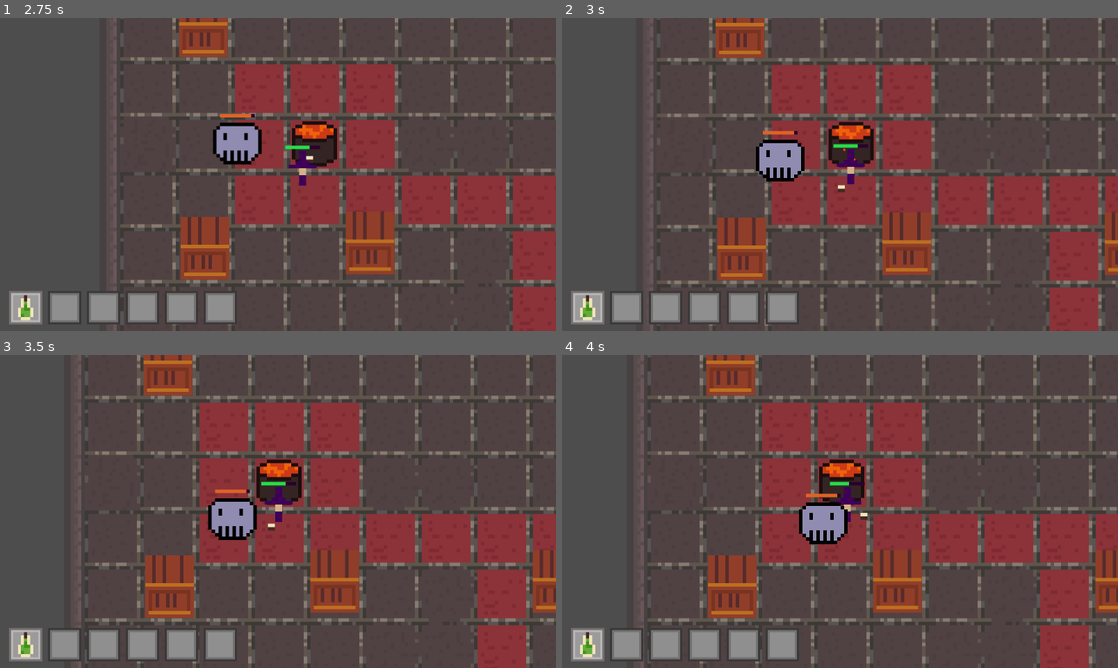
Above: before the commit, frames 1-4 (two rows, left to right).
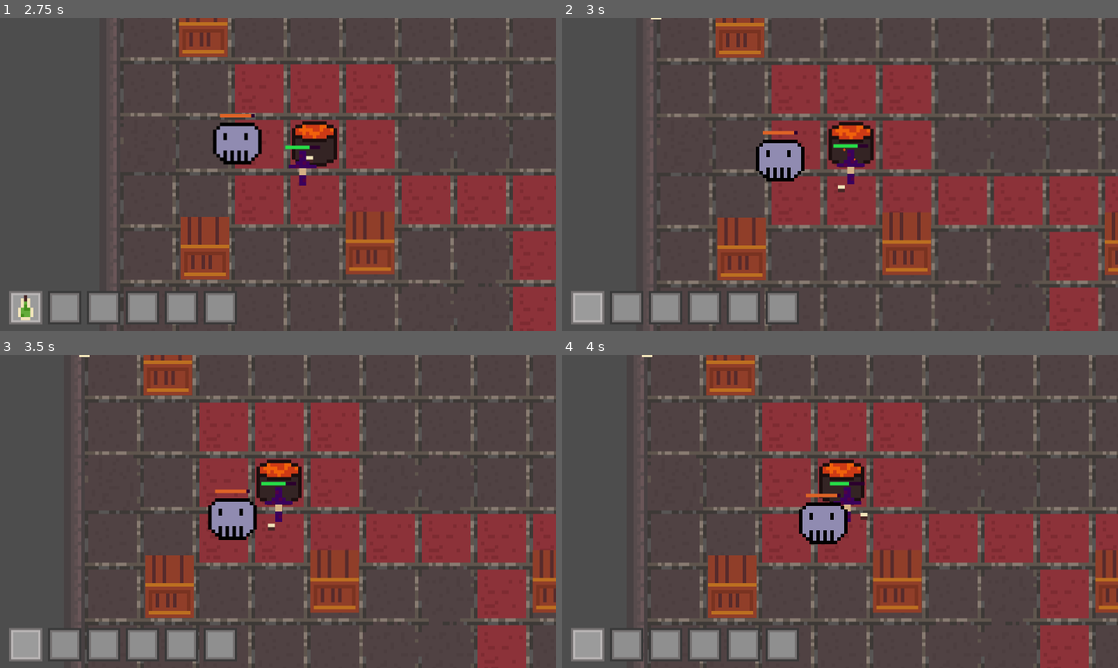
Above: after the commit, the same moments.

Repository: chluebi/ludum-dare-58
Game: Godot game, scene res://main.tscn
Same seed, same stepped clock (60 frames per second), same inputs: the game is played once before the commit and once after it.
Inputs (mouse positions are in pixels of both pictures, inside the frame that each line leads up to):
- Up to frame 1 (2.75 s): move the mouse to (400, 158) at 0.52 s; hold D (move_right) 0.53-1.28 s; tap Q (throw, bound only after the commit) at 0.6, 1.55, 2.3 s; move the mouse to (166, 190) at 1.27 s; hold S (move_down) 1.28-2.03 s; tap F (drink) at 1.35 s; move the mouse to (333, 105) at 2.02 s; press the mouse at (333, 105) at 2.03 s; hold D (move_right) from 2.03 s (still down)
- Up to frame 2 (3 s): move the mouse to (812, 237) at 2.77 s; release D (move_right) at 2.78 s; release the mouse at (812, 237) at 2.78 s; hold W (move_up) from 2.78 s (still down); tap Q (throw, bound only after the commit) at 2.85 s
- Up to frame 3 (3.5 s): keep holding W (move_up)
- Up to frame 4 (4 s): move the mouse to (1006, 558) at 3.52 s; release W (move_up) at 3.53 s; hold A (move_left) from 3.53 s (still down); tap Q (throw, bound only after the commit) at 3.6 s

Frame 1 is identical in both runs. In frame 2, 0.2% of the frame differs, in the area x 3-18%, y 0-97%; in frame 3, 0.2%, in the area x 3-17%, y 0-97%; in frame 4, 0.2%.

Commit message:
throwing?

Diff:
--- a/inventory_manager.gd
+++ b/inventory_manager.gd
@@ -63,6 +63,15 @@
 	_update()
 
 
+func remove_current_item() -> Variant:
+	if is_empty[current_slot_index]:
+		return null
+	var value = entries[current_slot_index]
+	is_empty[current_slot_index] = true
+	_update()
+	return value
+
+
 func pickup_item(potion_type: Constants.potion_type) -> bool:
 	for i in range(num_slots):
 		if is_empty[i]:
--- a/player.gd
+++ b/player.gd
@@ -1,15 +1,16 @@
 extends CharacterBody2D
 
-@export var MAX_SPEED = 400
+@export var MAX_SPEED: int = 400
 @export var ACCELERATION = 20
 @onready var BOOK = $book
 const BOOK_DISTANCE = 50
 const FIREBALL_SCENE = preload("res://fireball.tscn")
-#const POTION_SCENE = preload("res://potion_pickup.tscn")
+const POTION_SCENE = preload("res://potion_pickup.tscn")
 const HEALTH_SCRIPT = preload("res://health.gd")
 const PLAYER_DEATH_SCRIPT = preload("res://death.gd")
 
 const ATTACK_INTERVAL = 0.7
+const THROW_DISTANCE = 3
 var attack_timer = 0.0
 
 var health = HEALTH_SCRIPT.new(100)
@@ -50,6 +51,14 @@
 	if Input.is_action_just_released("drink"):
 		is_drinking = false
 
+	if Input.is_action_just_pressed("throw"):
+		var item = INVENTORY_MANAGER.remove_current_item()
+		if item != null:
+			var pot = POTION_SCENE.instantiate()
+			pot.set_potion_type(item)
+			print('new potion ', pot)
+			get_parent().add_child(pot)
+
 	if Input.is_action_pressed("shoot"):
 		if attack_timer >= ATTACK_INTERVAL:
 			spawn_fireball(aim_direction)
--- a/project.godot
+++ b/project.godot
@@ -117,6 +117,11 @@
 , Object(InputEventMouseButton,"resource_local_to_scene":false,"resource_name":"","device":-1,"window_id":0,"alt_presse …(244 unchanged characters)…
 ]
 }
+throw={
+"deadzone": 0.2,
+"events": [Object(InputEventKey,"resource_local_to_scene":false,"resource_name":"","device":-1,"window_id":0,"alt_pressed":false,"shift_pressed":false,"ctrl_pressed":false,"meta_pressed":false,"pressed":false,"keycode":0,"physical_keycode":81,"key_label":0,"unicode":113,"location":0,"echo":false,"script":null)
+]
+}
 
 [rendering]
 
Not shown: 1 places in main.tscn that only renumber resources
